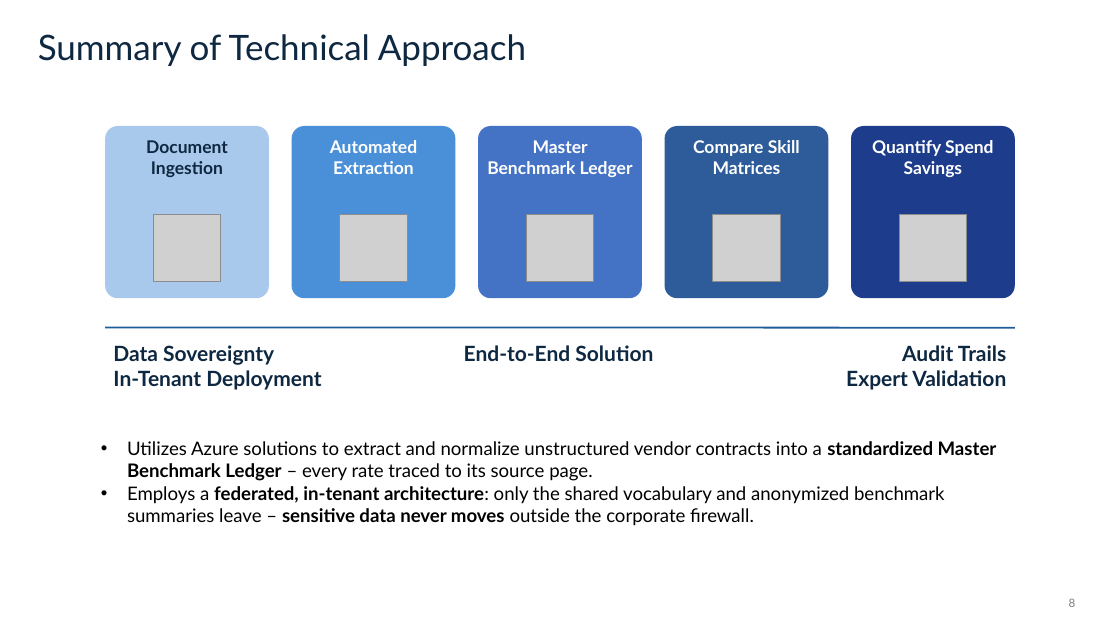
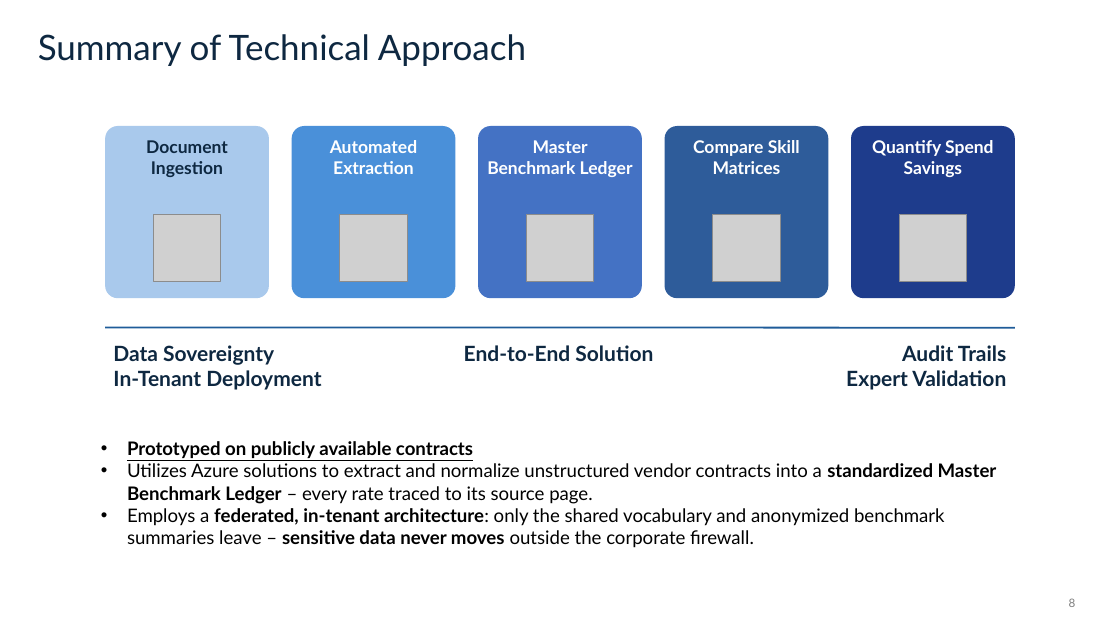
Before and after one commit to kylemac7807/twm-platform, a slide deck: slide 8 of docs/story/twm-pitch-deck-v3.pptx. Drawn at 1120x630 pixels with LibreOffice and Linux fonts; fonts in the diff are those of the drawing; grey boxes stand for pictures. Boxes give left, top, right and bottom in pixels: in the first picture for what was removed or moved away, otherwise in the second. Text is boxed around its words. In the diff, an @@ line names an element or a change of style, - is before the commit and + after.

```diff
--- a/docs/story/twm-pitch-deck-v3.pptx
+++ b/docs/story/twm-pitch-deck-v3.pptx
@@ text at <box>127,441,473,458</box>: paragraph added @@
+• Prototyped on publicly available contracts
```
Also in this commit, not shown: 2 other slides changed, 1 slide removed.
